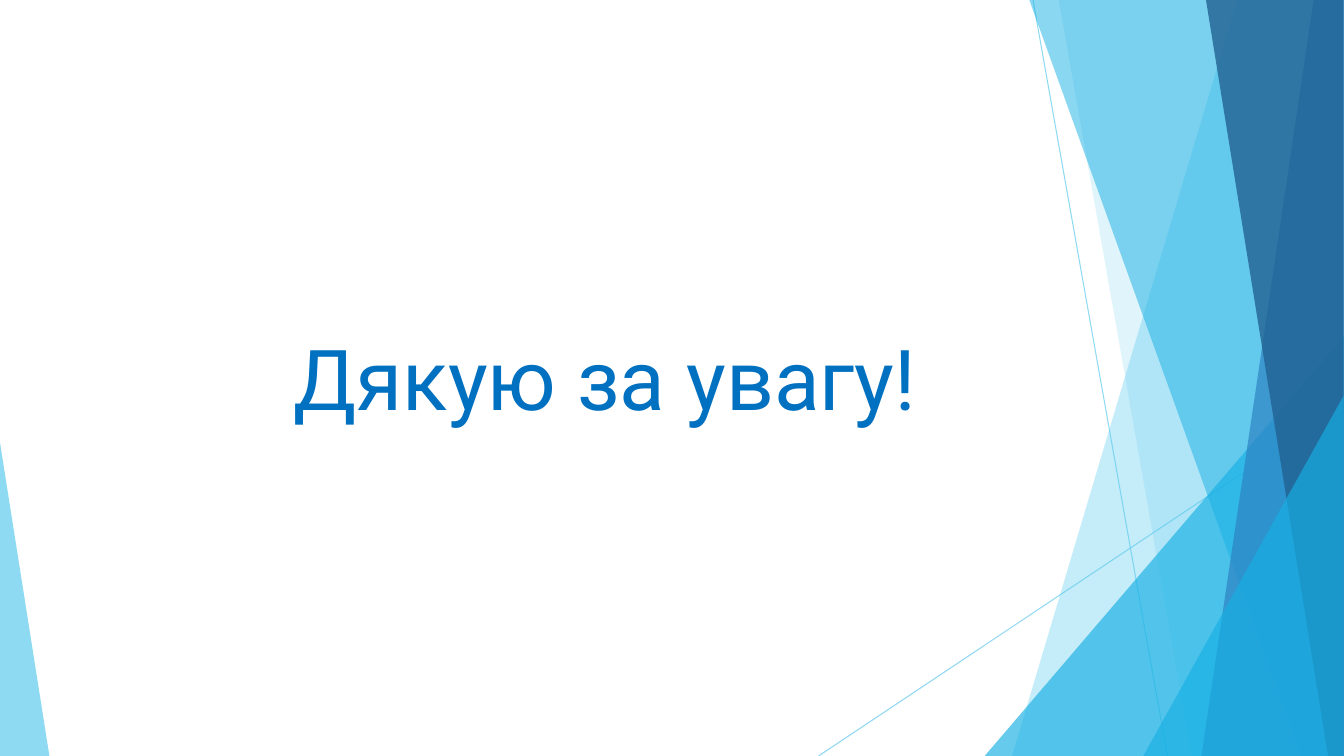
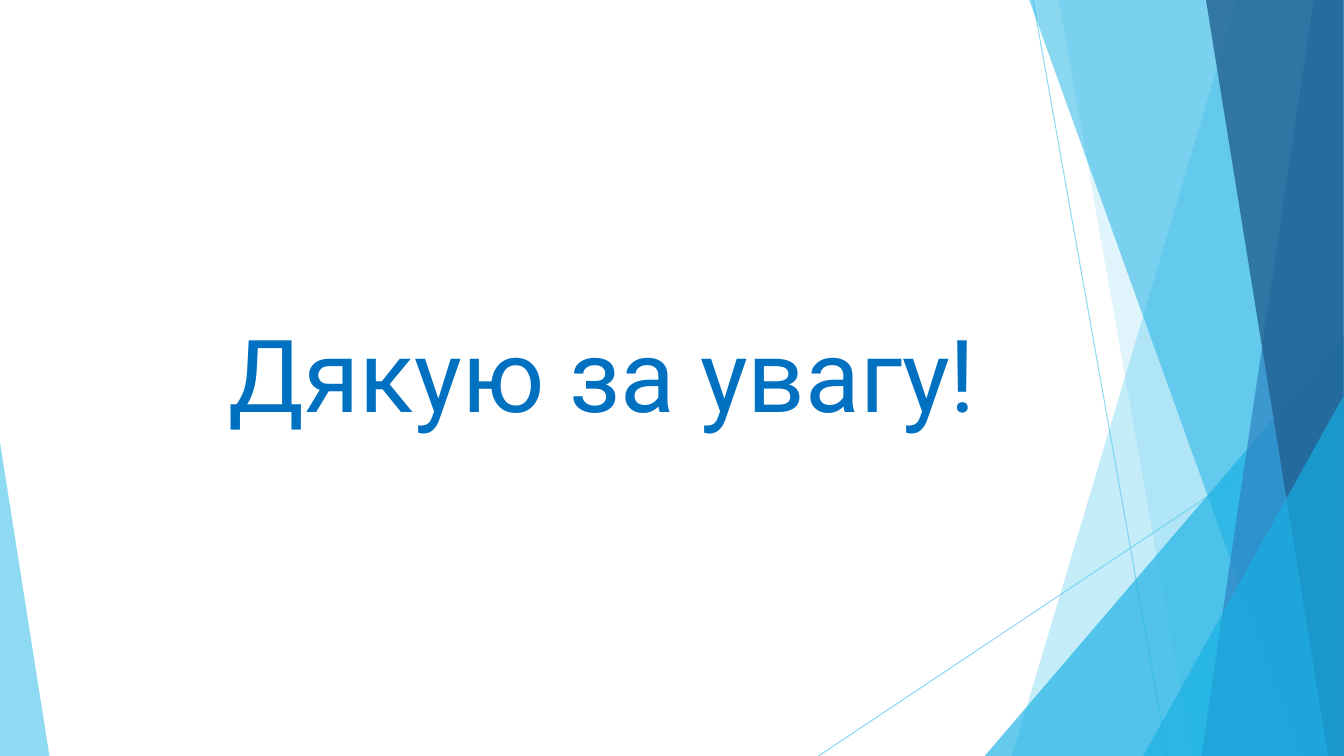
Before and after one commit to zelo2000/Xema, a slide deck: slide 15 of Documents/Зелінський_Олександр.pptx (slide 14 before the commit). Drawn at 1344x756 pixels with LibreOffice and Linux fonts; fonts in the diff are those of the drawing. Boxes give left, top, right and bottom in pixels: in the first picture for what was removed or moved away, otherwise in the second. Text is boxed around its words. In the diff, an @@ line names an element or a change of style, - is before the commit and + after.

```diff
--- a/Documents/Зелінський_Олександр.pptx
+++ b/Documents/Зелінський_Олександр.pptx
@@ text "Дякую за увагу!" moved from (x1=294, y1=350, x2=916, y2=428) to (x1=229, y1=340, x2=976, y2=434) @@
@@ text "Дякую за увагу!" at (x1=229, y1=340, x2=976, y2=434): size 60 to 72 pt @@
```
Also in this commit, not shown: 10 other slides changed, 3 slides added, 2 slides removed, 5 other files.
